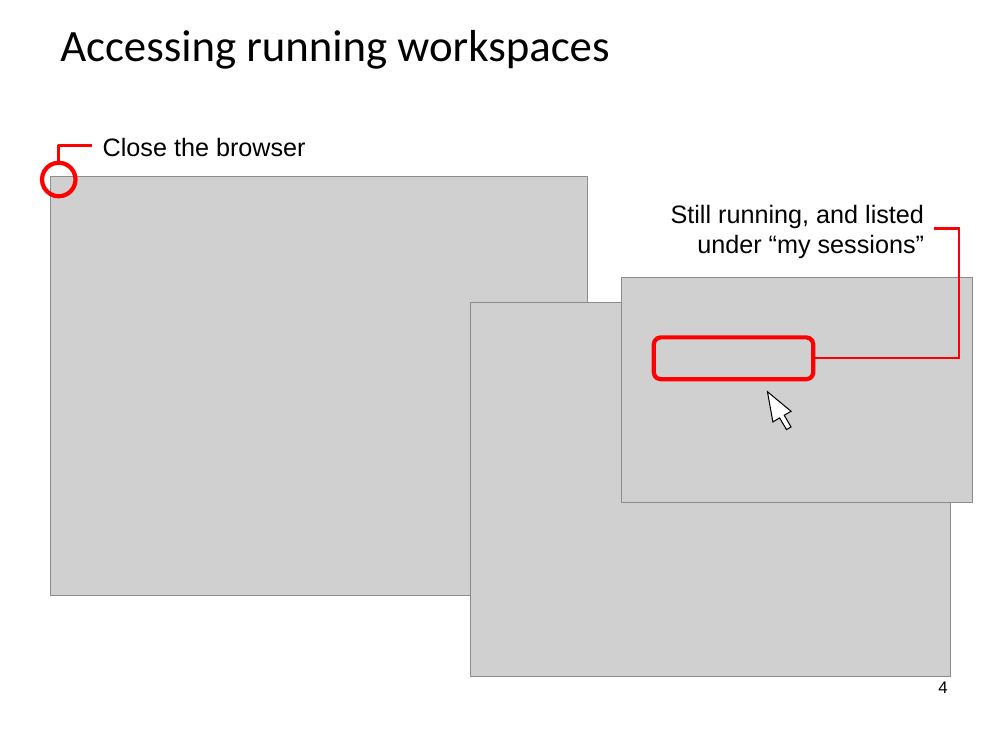
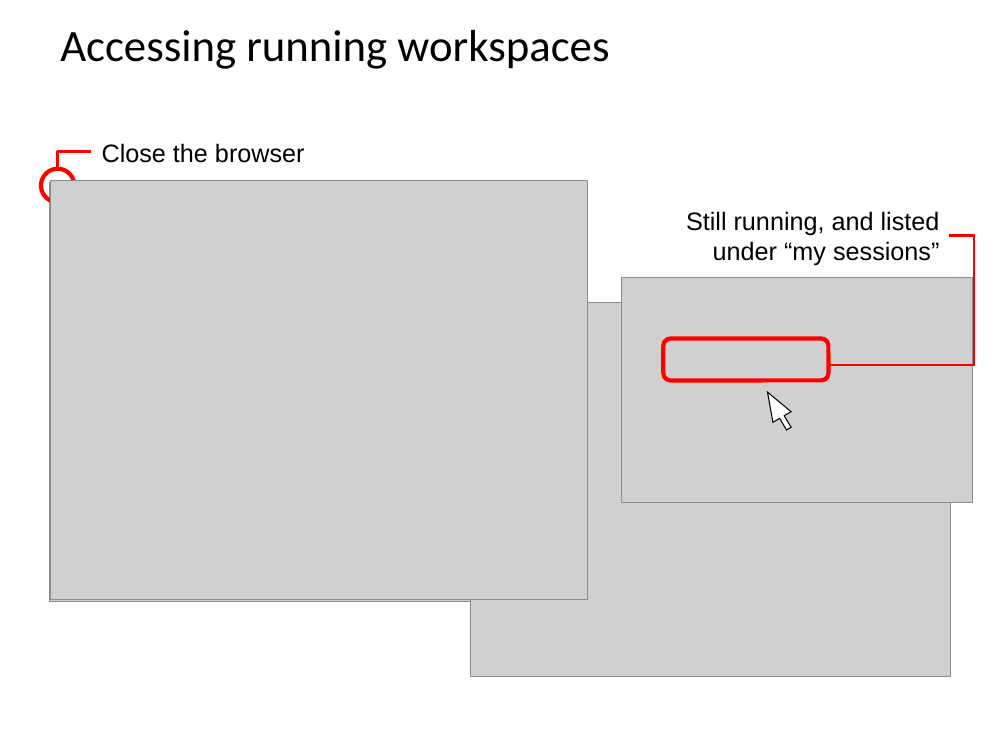
Before and after one commit to codedsk/ncnsoftwarebootcamp, a slide deck: slide 4 of materials/1 - Using Workspaces.odp. Drawn at 1008x756 pixels with LibreOffice and Linux fonts; fonts in the diff are those of the drawing; grey boxes stand for pictures; background and template pictures are left out. Boxes give left, top, right and bottom in pixels: in the first picture for what was removed or moved away, otherwise in the second. Text is boxed around its words. In the diff, an @@ line names an element or a change of style, - is before the commit and + after.

```diff
--- a/materials/1 - Using Workspaces.odp
+++ b/materials/1 - Using Workspaces.odp
@@ 1 picture, 1 text, 1 ellipse, 1 elbow line: place and size @@
-1 picture, 1 text, 1 ellipse, 1 elbow line at [42, 137, 588, 596]
+1 picture, 1 text, 1 ellipse, 1 elbow line at [41, 143, 588, 600]
@@ picture added at [49, 182, 587, 602] @@
@@ text "Still running, and listed under ...": place and size @@
-text "Still running, and listed under ..." at [671, 204, 924, 259]
+text "Still running, and listed under ..." at [686, 211, 940, 266]
@@ elbow line moved from (933, 229) - (813, 358) to (949, 236) - (829, 365) @@
@@ rounded rectangle: place and size @@
-rounded rectangle at [654, 338, 813, 380]
+rounded rectangle at [663, 339, 829, 381]
@@ page number removed at [938, 681, 947, 693] @@
-4
```
Also in this commit, not shown: 3 other slides changed, 12 other files.
